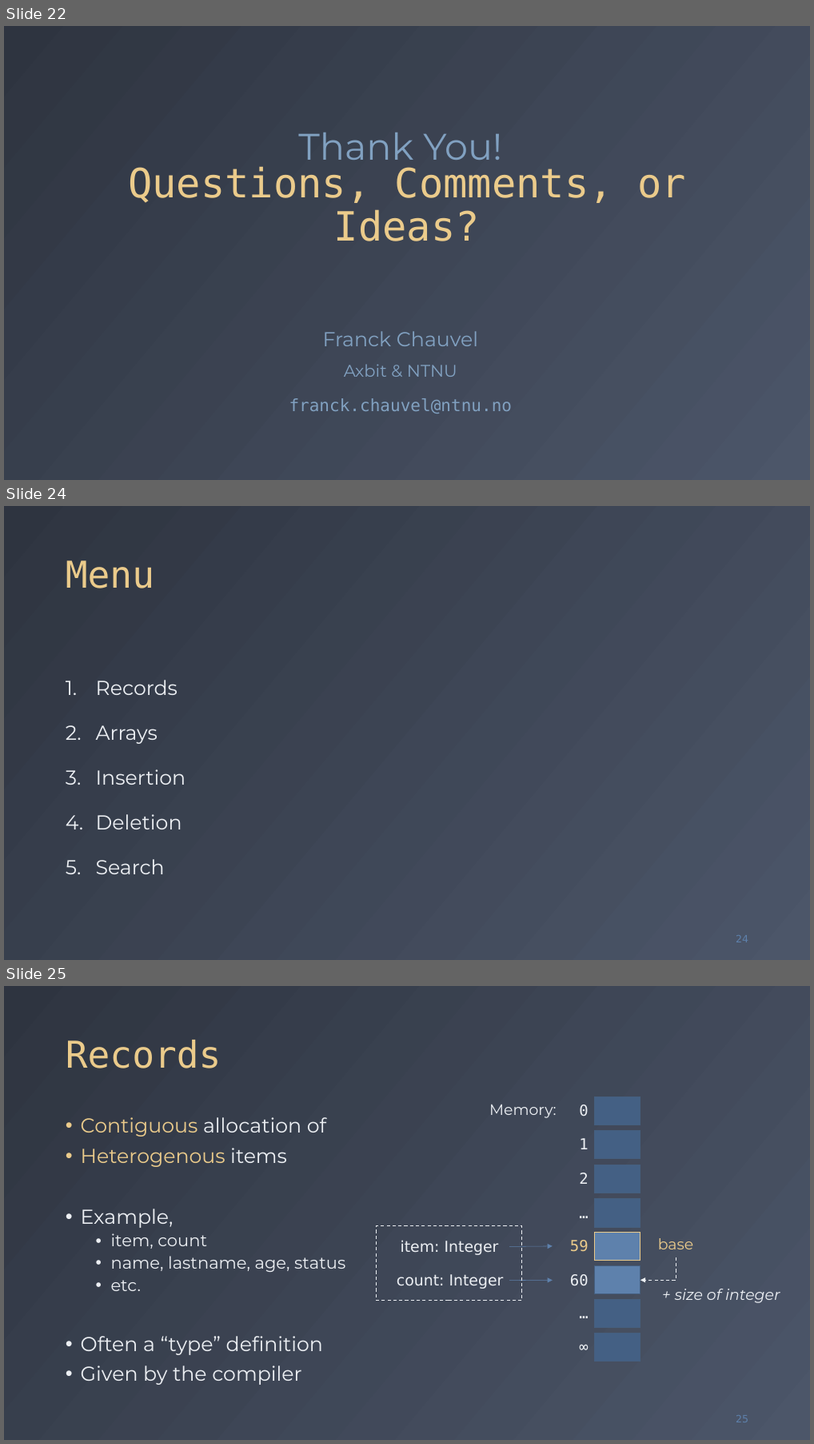
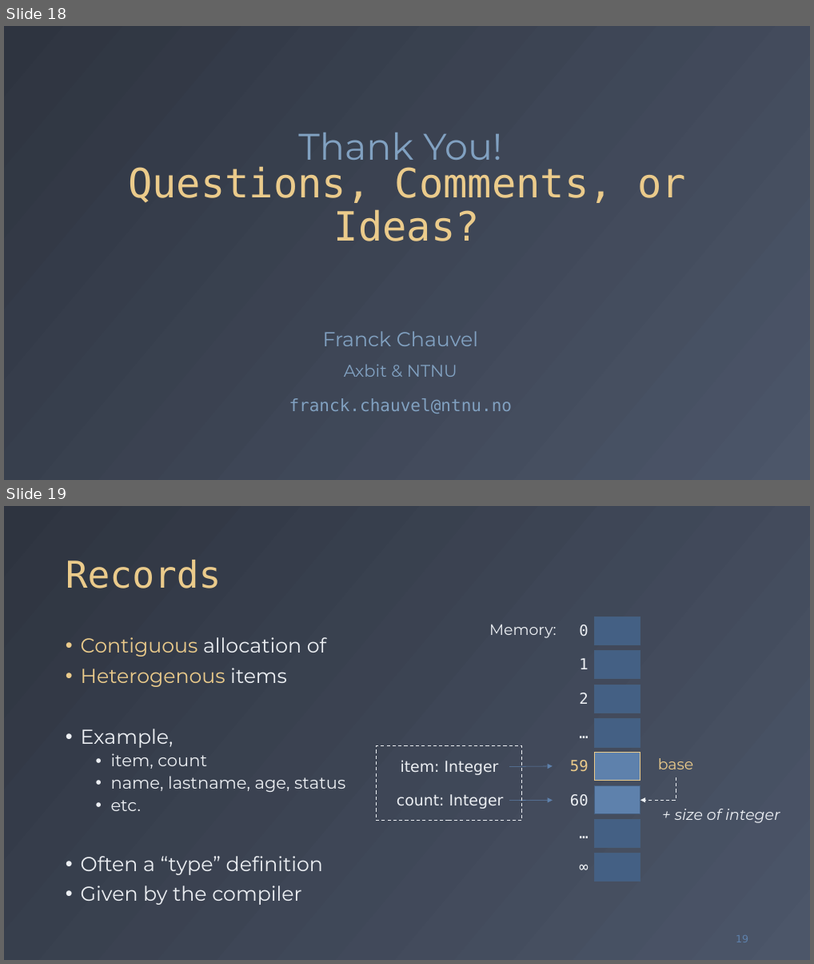
Before and after one commit to fchauvel/ntnu-idata2302-website, a slide deck: source/sequences/_static/arrays/arrays.pptx. Shown one above the other, each under a label of ours: slides 22, 24 and 25 before the commit, slides 18 and 19 after it; the slides between them are not shown. The pictures are 814x1444 and 814x964 pixels, drawn with LibreOffice and Linux fonts; fonts in the diff are those of the drawing. Boxes give left, top, right and bottom in pixels: in the first picture for what was removed or moved away, otherwise in the second. Text is boxed around its words. In the diff, an @@ line names an element or a change of style, - is before the commit and + after.

```diff
--- a/source/sequences/_static/arrays/arrays.pptx
+++ b/source/sequences/_static/arrays/arrays.pptx
@@ slide 24 removed at box(4, 506, 810, 960), background gradient #2E3440 to #4C5669 @@
@@ title removed at box(66, 560, 154, 588) @@
-Menu
@@ text removed at box(96, 680, 186, 874) @@
-1. Records
-2. Arrays
-3. Insertion
-4. Deletion
-5. Search
@@ page number removed at box(736, 935, 749, 942) @@
-24
@@ what was slide 22 is now slide 18 @@
@@ what was slide 25 is now slide 19 @@
@@ page number at box(736, 935, 749, 942): text changed @@
-25
+19
```
Also in this commit, not shown: 2 slides changed, 5 other slides removed, 1 other file.
